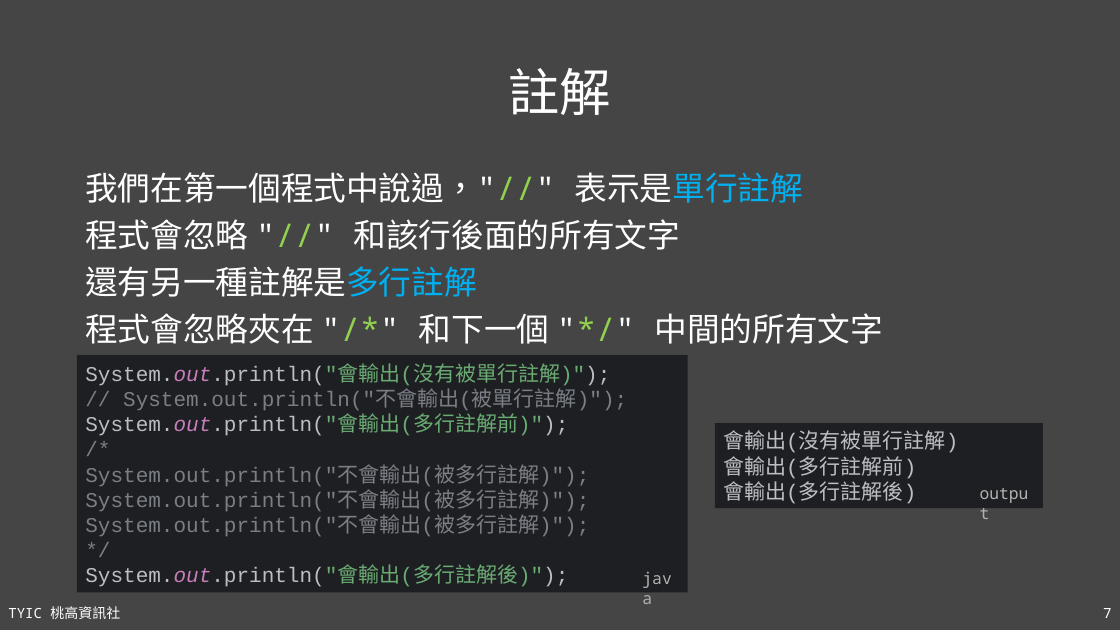
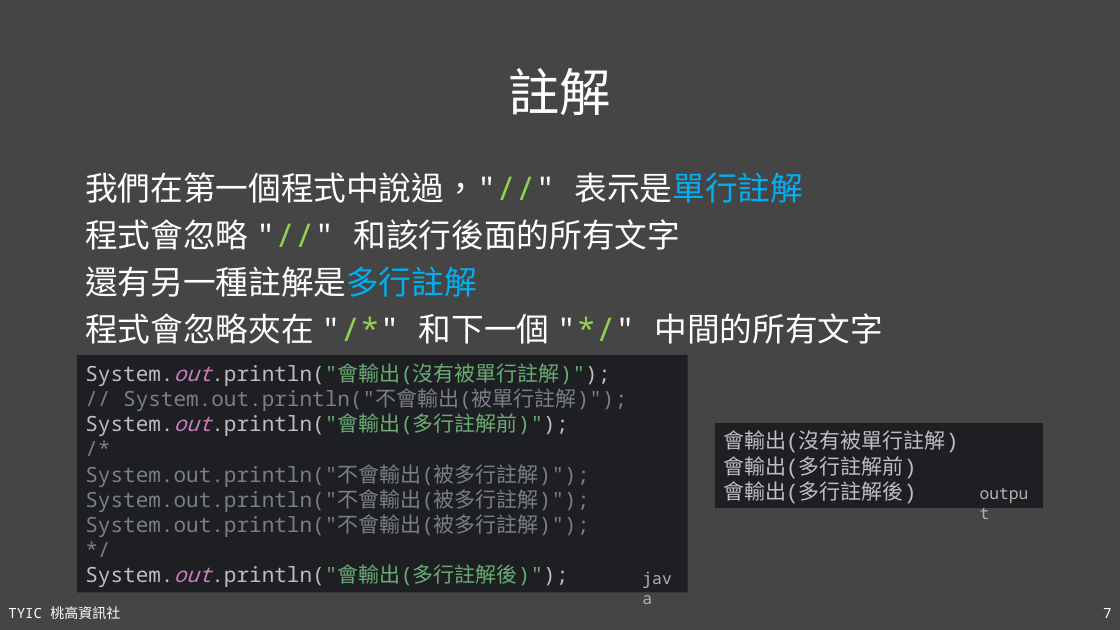
Before and after one commit to TYSHIC/slides, a slide deck: slide 7 of ppt/04_初探Java.pptx. Drawn at 1120x630 pixels with LibreOffice and Linux fonts; fonts in the diff are those of the drawing. Boxes give left, top, right and bottom in pixels: in the first picture for what was removed or moved away, otherwise in the second. Text is boxed around its words. In the diff, an @@ line names an element or a change of style, - is before the commit and + after.

```diff
--- a/ppt/04_初探Java.pptx
+++ b/ppt/04_初探Java.pptx
@@ rectangle "System.out.println("會輸出(沒有被單行註解)"); // System.out.println("不 ..." at <box>77,355,688,592</box>: font Courier New to Noto Sans Mono in "System.out.println("會輸出(沒有被單行註解)"); // System.out.println("不 ..."; font Noto Sans CJK SC to Noto Sans Mono in "System.out.println("會輸出(沒有被單行註解)"); System.out.println("不會輸出 ..." @@
```
Also in this commit, not shown: 3 other slides changed, 1 slide removed, 5 other files.
